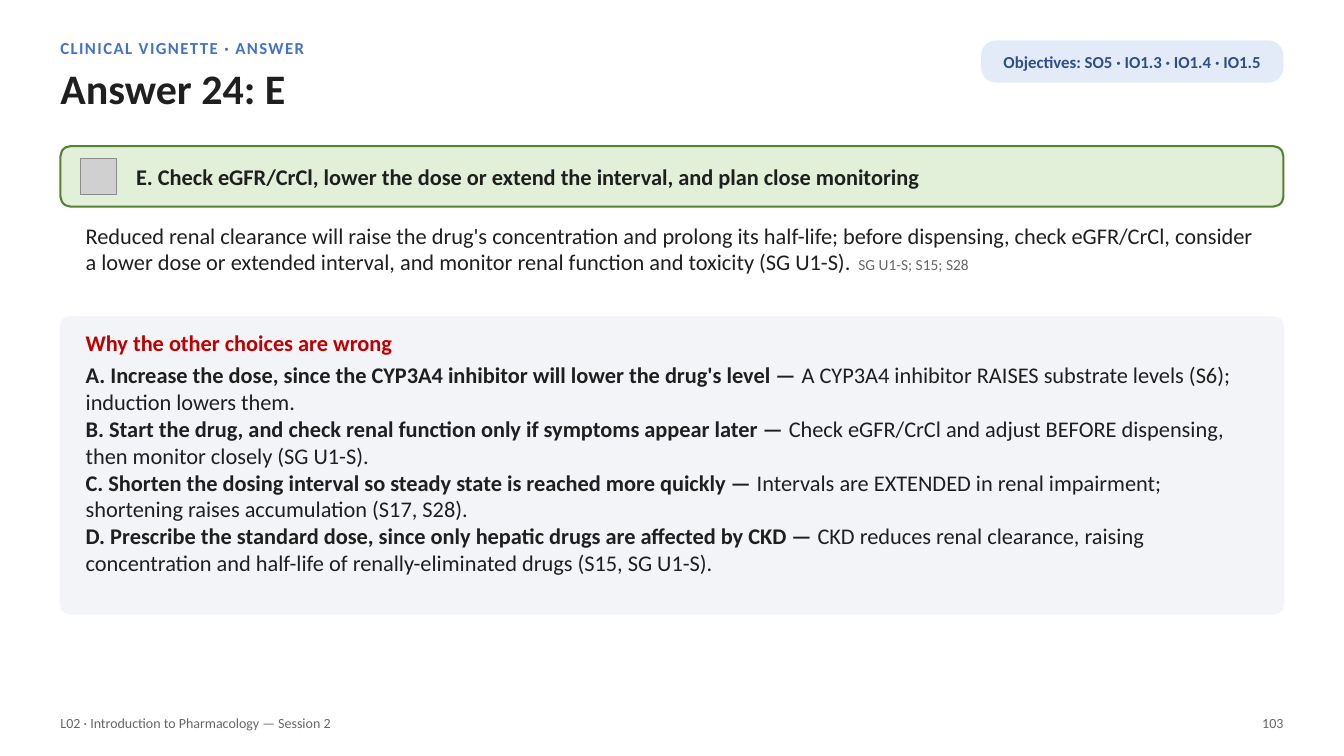
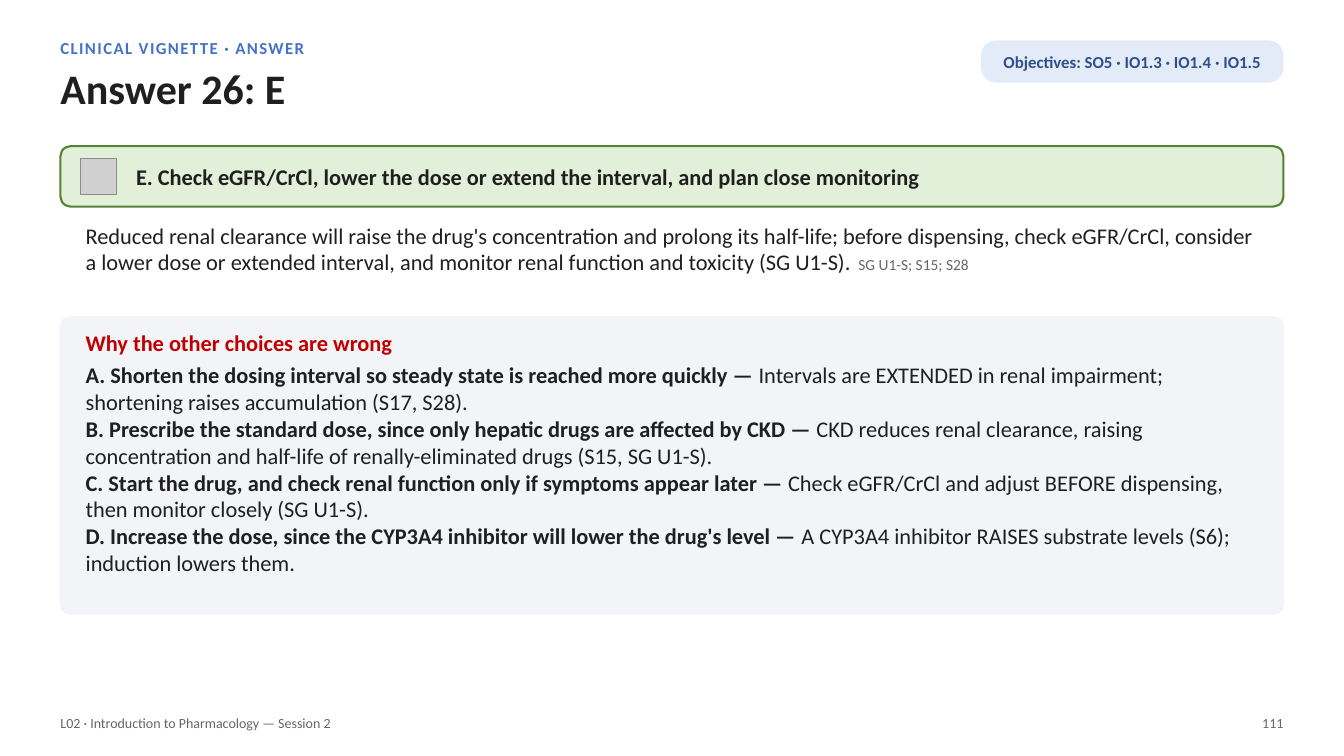
Before and after one commit to bishwokrit/DPAS-Pharm, a slide deck: slide 111 of docs/L02/L02_Unit_1_Introduction_to_Pharmacology_Session_2_study_deck.pptx (slide 103 before the commit). Drawn at 1344x756 pixels with LibreOffice and Linux fonts; fonts in the diff are those of the drawing; grey boxes stand for pictures. Boxes give left, top, right and bottom in pixels: in the first picture for what was removed or moved away, otherwise in the second. Text is boxed around its words. In the diff, an @@ line names an element or a change of style, - is before the commit and + after.

```diff
--- a/docs/L02/L02_Unit_1_Introduction_to_Pharmacology_Session_2_study_deck.pptx
+++ b/docs/L02/L02_Unit_1_Introduction_to_Pharmacology_Session_2_study_deck.pptx
@@ text at box(60, 75, 285, 105): text changed @@
-Answer 24: E
+Answer 26: E
@@ text at box(86, 367, 1230, 571): text changed @@
-A. Increase the dose, since the CYP3A4 inhibitor will lower the drug's level — A CYP3A4 inhibitor RAISES substrate levels (S6); induction lowers them.
-B. Start the drug, and check renal function only if symptoms appear later — Check eGFR/CrCl and adjust BEFORE dispensing, then monitor closely (SG U1-S).
-C. Shorten the dosing interval so steady state is reached more quickly — Intervals are EXTENDED in renal impairment; shortening raises accumulation (S17, S28).
-D. Prescribe the standard dose, since only hepatic drugs are affected by CKD — CKD reduces renal clearance, raising concentration and half-life of renally-eliminated drugs (S15, SG U1-S).
+A. Shorten the dosing interval so steady state is reached more quickly — Intervals are EXTENDED in renal impairment; shortening raises accumulation (S17, S28).
+B. Prescribe the standard dose, since only hepatic drugs are affected by CKD — CKD reduces renal clearance, raising concentration and half-life of renally-eliminated drugs (S15, SG U1-S).
+C. Start the drug, and check renal function only if symptoms appear later — Check eGFR/CrCl and adjust BEFORE dispensing, then monitor closely (SG U1-S).
+D. Increase the dose, since the CYP3A4 inhibitor will lower the drug's level — A CYP3A4 inhibitor RAISES substrate levels (S6); induction lowers them.
@@ text at box(1262, 719, 1283, 728): text changed @@
-103
+111
```
Also in this commit, not shown: 94 other slides changed, 8 slides added, 48 other files.
